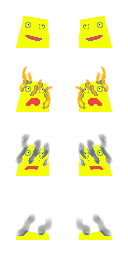
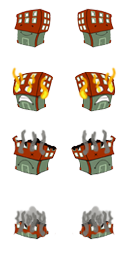
Two versions of the same layered image (128x256). Layer-by-layer changes:
removed layer "HouseSpriteSheet.psd" over 15, 16, 113, 240
added layer "Layer 2 copy" above "Layer 3 copy" over 70, 129, 116, 176
added layer "Layer 3 copy" above "Layer 3" over 72, 205, 115, 240
added layer "Layer 3" above "Layer 2" over 13, 205, 56, 240
added layer "Layer 2" above "Layer 1 copy 3" over 12, 129, 58, 176
added layer "Layer 1 copy 3" above "Layer 1" over 75, 66, 117, 112
added layer "Layer 1" above "building1smoke" over 11, 66, 53, 112
added layer "Generic Building_03_S01 copy" above "Generic Building_03_S01" over 77, 8, 114, 48
added layer "Generic Building_03_S01" above "Background" over 14, 8, 51, 48
